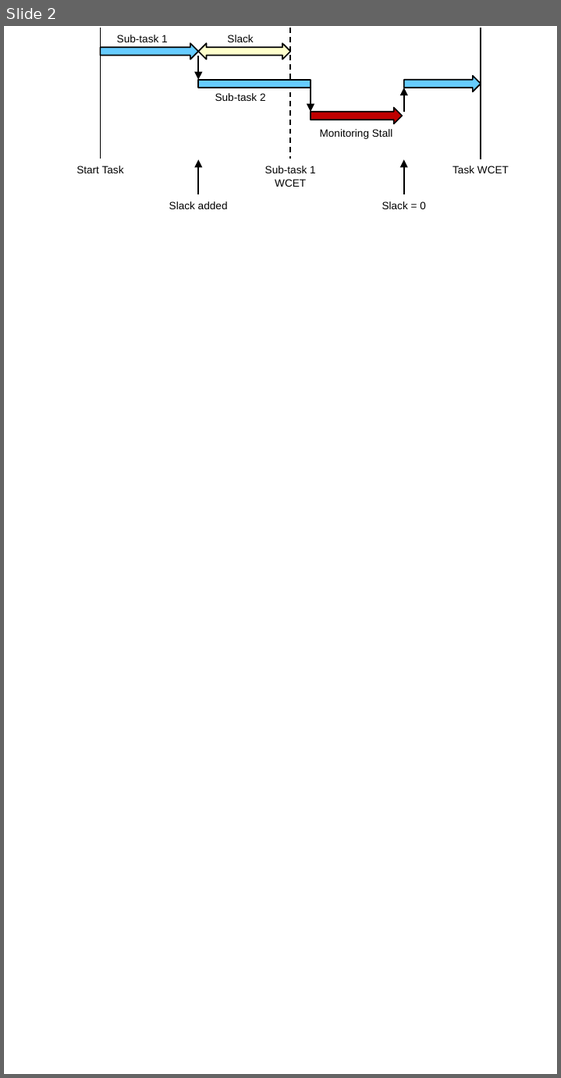
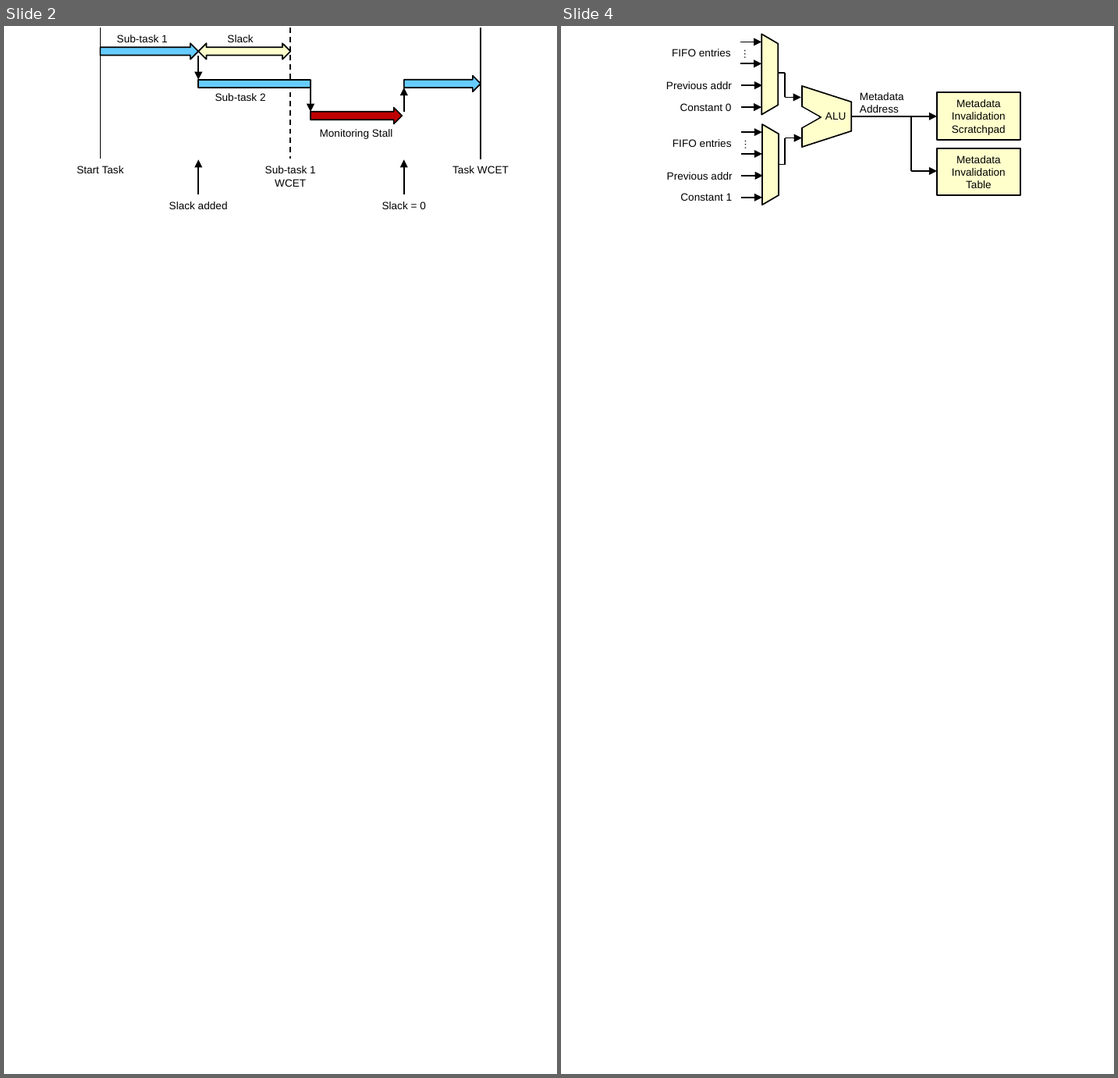
Before and after one commit to dl575/lo_thesis, a slide deck: monitoring_hard_drop/figs_src/diagrams-wide.pptx. Shown side by side, each under a label of ours: slide 2 before the commit, slides 2 and 4 after it; the slides between them are not shown. The pictures are 561x1078 and 1118x1078 pixels, drawn with LibreOffice and Linux fonts; fonts in the diff are those of the drawing. Boxes give left, top, right and bottom in pixels: in the first picture for what was removed or moved away, otherwise in the second. Text is boxed around its words. In the diff, an @@ line names an element or a change of style, - is before the commit and + after.

```diff
--- a/monitoring_hard_drop/figs_src/diagrams-wide.pptx
+++ b/monitoring_hard_drop/figs_src/diagrams-wide.pptx
@@ slide 4 added at (x1=561, y1=26, x2=1114, y2=1074), background #FFFFFF @@
@@ line added from (785, 73) to (779, 73), #000000 1 pt @@
@@ line added from (785, 98) to (785, 73), #000000 1 pt @@
@@ text added at (x1=860, y1=92, x2=904, y2=113), 8 pt, text #000000 @@
+Metadata Address
@@ rectangle added at (x1=937, y1=93, x2=1020, y2=141), fill #FFFFCC, outline #000000 1 pt, 8 pt, text #000000 @@
+Metadata Invalidation Scratchpad
@@ group added at (x1=666, y1=34, x2=779, y2=115): 4 texts, 4 arrows, 1 trapezoid @@
+…
+FIFO entries
+Previous addr
+Constant 0
@@ arrow added from (785, 98) to (801, 98), #000000 1 pt @@
@@ group added at (x1=800, y1=86, x2=852, y2=147): 2 triangles, 1 trapezoid, 1 text @@
+ALU
@@ arrow added from (851, 116) to (937, 116), #000000 1 pt @@
@@ line added from (911, 171) to (911, 116), #000000 1 pt @@
@@ arrow added from (785, 138) to (802, 138), #000000 1 pt @@
@@ line added from (785, 165) to (785, 138), #000000 1 pt @@
@@ line added from (785, 164) to (779, 164), #000000 1 pt @@
@@ rectangle added at (x1=937, y1=148, x2=1020, y2=196), fill #FFFFCC, outline #000000 1 pt, 8 pt, text #000000 @@
+Metadata Invalidation Table
@@ arrow added from (911, 171) to (937, 171), #000000 1 pt @@
@@ group added at (x1=667, y1=124, x2=779, y2=205): 4 texts, 4 arrows, 1 trapezoid @@
+…
+FIFO entries
+Previous addr
+Constant 1
```
Also in this commit, not shown: 3 other slides added, 10 other files.
